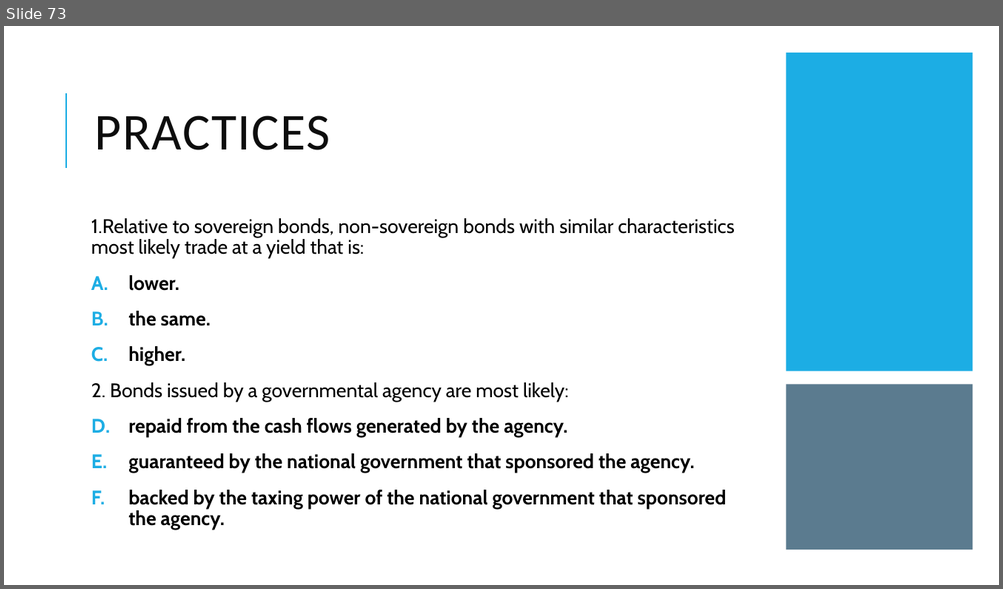
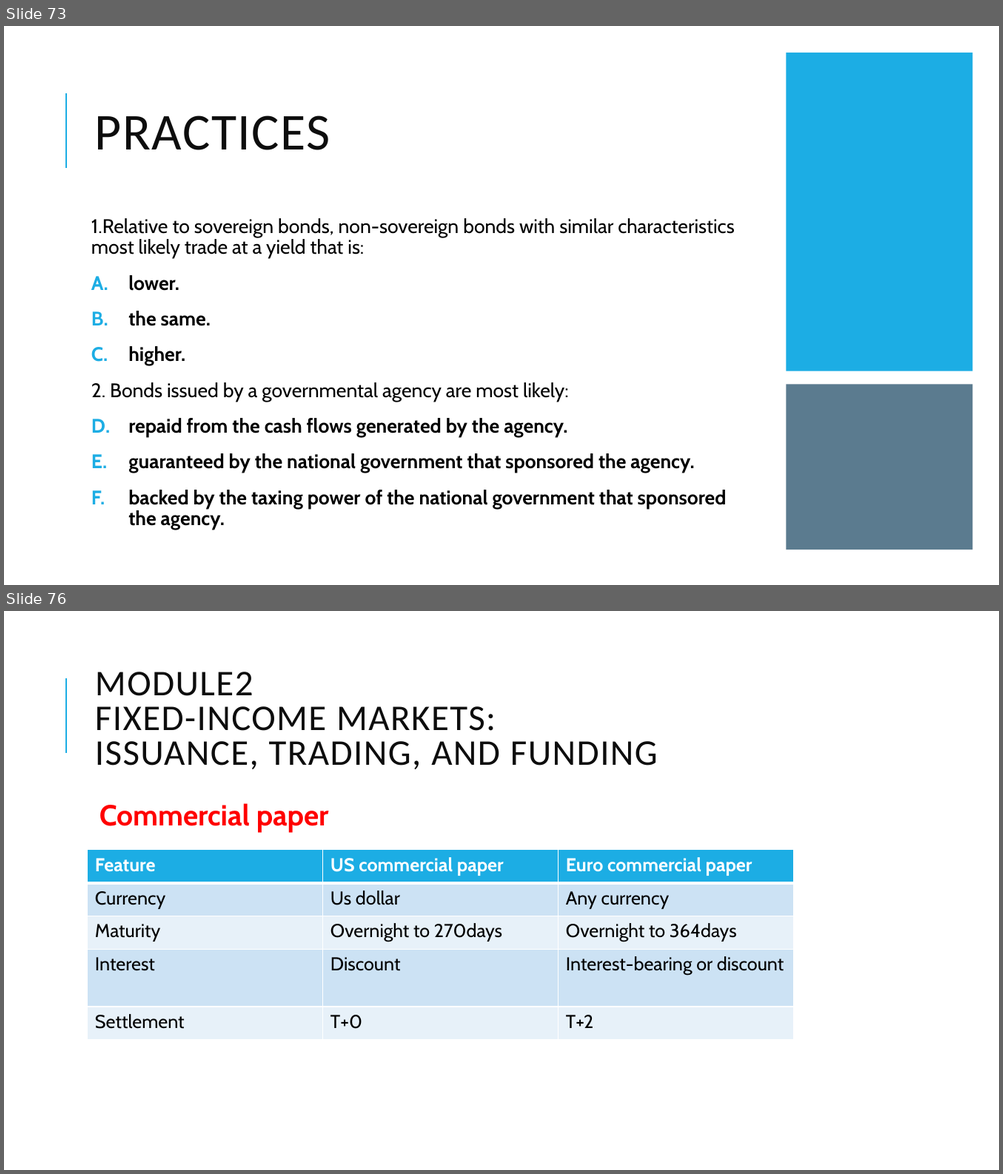
Before and after one commit to Isco0530/data, a slide deck: Fixed Income.pptx. Shown one above the other, each under a label of ours: slide 73 before the commit, slides 73 and 76 after it; the slides between them are not shown. The pictures are 1003x589 and 1003x1174 pixels, drawn with LibreOffice and Linux fonts; fonts in the diff are those of the drawing. Boxes give left, top, right and bottom in pixels: in the first picture for what was removed or moved away, otherwise in the second. Text is boxed around its words. In the diff, an @@ line names an element or a change of style, - is before the commit and + after.

```diff
--- a/Fixed Income.pptx
+++ b/Fixed Income.pptx
@@ slide 76 added at <box>4,611,999,1170</box>, background #FFFFFF; not listed: 1 template element that a slide beside it also shows @@
@@ title added at <box>95,672,657,769</box>, 35 pt, text #0D0D0D @@
+MODULE2
+FIXED-INCOME MARKETS:
+ISSUANCE, TRADING, AND FUNDING
@@ text added at <box>99,803,329,833</box>, 28 pt, text #FF0000, bold @@
+  Commercial paper
@@ table added at <box>88,850,793,1040</box>, 5 rows, 3 columns @@
+Feature | US commercial paper | Euro commercial paper
+Currency | Us dollar | Any currency
+Maturity | Overnight to 270days | Overnight to 364days
+Interest | Discount | Interest-bearing or discount
+Settlement | T+0 | T+2
```
Also in this commit, not shown: 6 other slides added.
